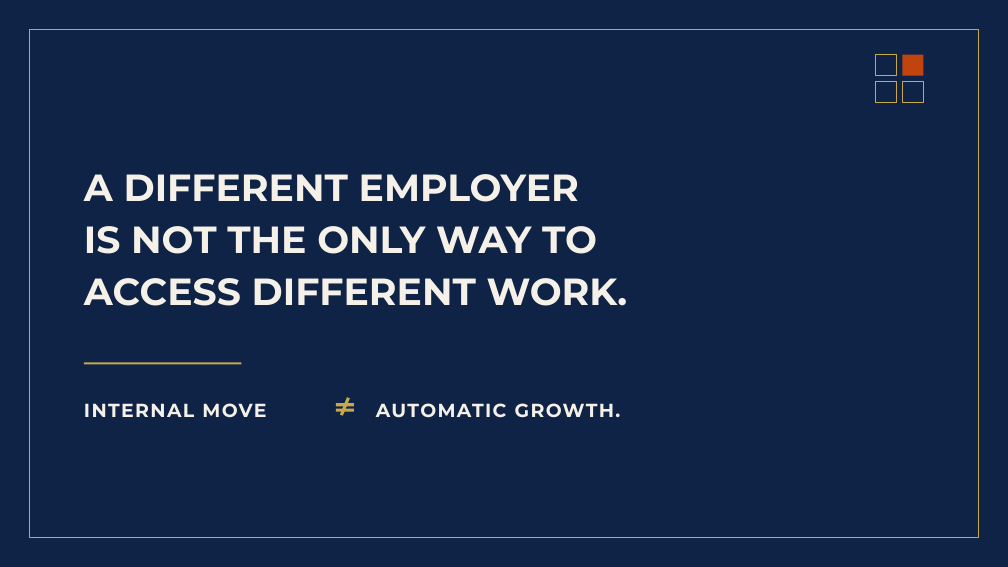
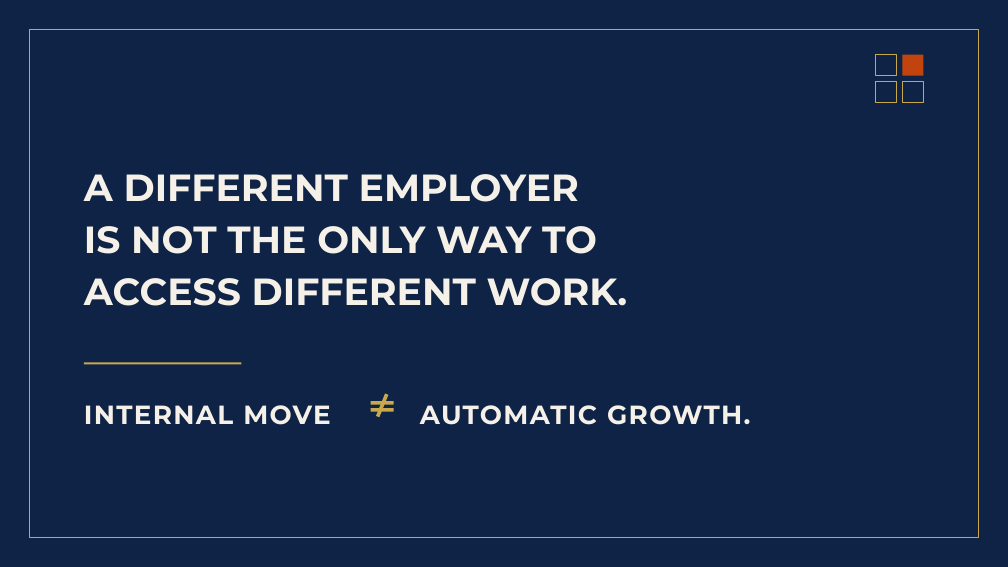
Before and after one commit to temidanielle/temidayoafonja-site, a slide deck: slide 2 of deliverables/video-5-slides/out/Video_5_Reveal_Builds.pptx. Drawn at 1008x567 pixels with LibreOffice and Linux fonts; fonts in the diff are those of the drawing. Boxes give left, top, right and bottom in pixels: in the first picture for what was removed or moved away, otherwise in the second. Text is boxed around its words. In the diff, an @@ line names an element or a change of style, - is before the commit and + after.

```diff
--- a/deliverables/video-5-slides/out/Video_5_Reveal_Builds.pptx
+++ b/deliverables/video-5-slides/out/Video_5_Reveal_Builds.pptx
@@ text "INTERNAL MOVE" at (84, 405, 330, 425): size 18 to 25 pt @@
@@ rectangle: place and size @@
-rectangle at (336, 408, 354, 411)
+rectangle at (371, 408, 394, 412)
@@ rectangle: place and size @@
-rectangle at (336, 403, 354, 406)
+rectangle at (371, 402, 394, 405)
@@ rectangle: place and size @@
-rectangle at (340, 397, 350, 416)
+rectangle at (376, 393, 389, 417)
@@ text "AUTOMATIC GROWTH." at (420, 405, 750, 425): size 18 to 25 pt @@
@@ text "AUTOMATIC GROWTH.": place and size @@
-text "AUTOMATIC GROWTH." at (376, 403, 621, 418)
+text "AUTOMATIC GROWTH." at (420, 405, 750, 425)
```
Also in this commit, not shown: 10 other slides changed, 26 other files.
